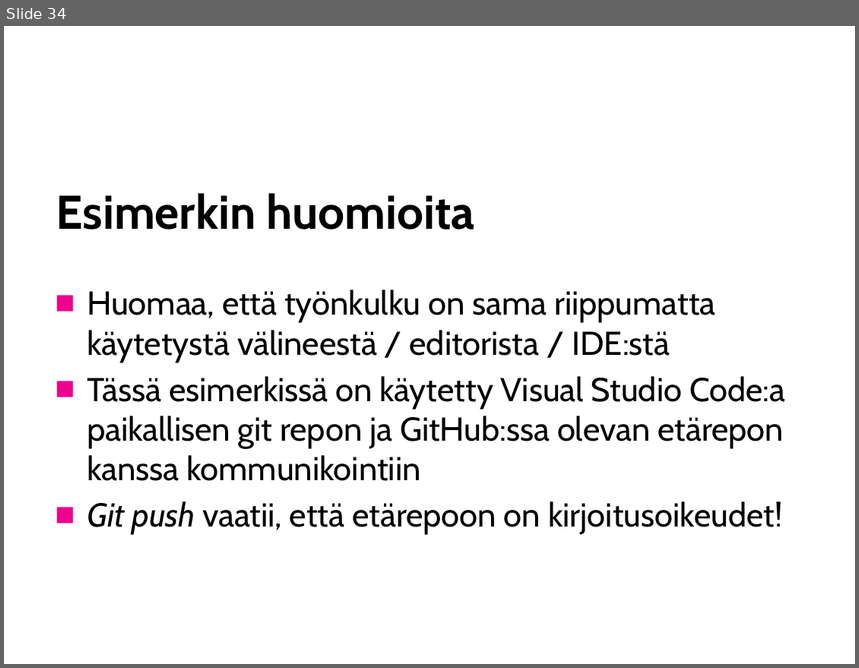
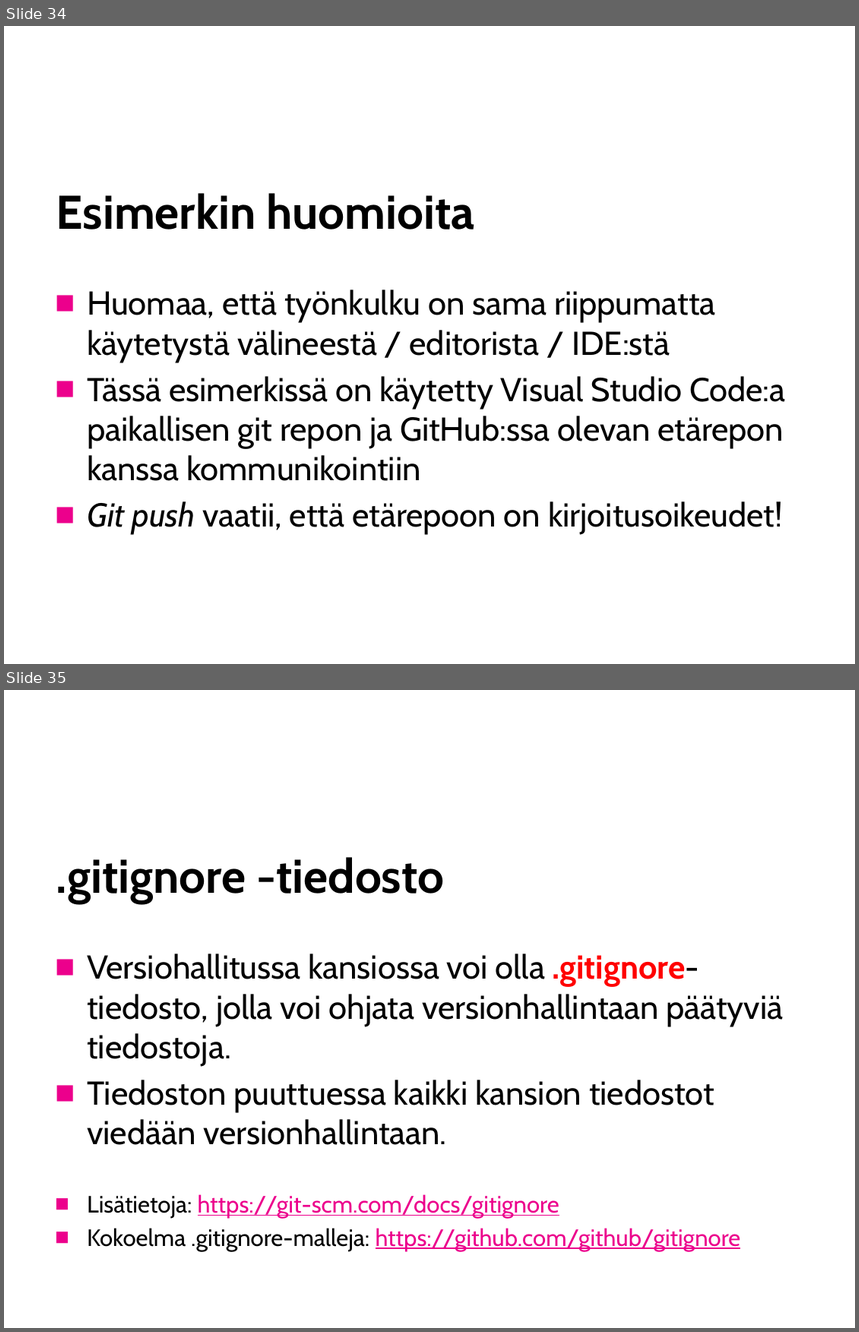
Before and after one commit to SavoniaUAS/versioncontrol, a slide deck: versionhallinta.pptx. Shown one above the other, each under a label of ours: slide 34 before the commit, slides 34 and 35 after it. The pictures are 859x668 and 859x1332 pixels, drawn with LibreOffice and Linux fonts; fonts in the diff are those of the drawing; background and template pictures are left out. Boxes give left, top, right and bottom in pixels: in the first picture for what was removed or moved away, otherwise in the second. Text is boxed around its words. In the diff, an @@ line names an element or a change of style, - is before the commit and + after.

Commit message:
Added info about gitignore.

```diff
--- a/versionhallinta.pptx
+++ b/versionhallinta.pptx
@@ slide 35 added at bbox=[4, 690, 855, 1328], background picture (left out) @@
@@ title added at bbox=[56, 857, 444, 904], 40 pt, text #000000, bold @@
+.gitignore -tiedosto
@@ text added at bbox=[87, 954, 784, 1252], 28 pt, text #000000 @@
+■ Versiohallitussa kansiossa voi olla .gitignore-tiedosto, jolla voi ohjata versionhallintaan päätyviä tiedostoja.
+■ Tiedoston puuttuessa kaikki kansion tiedostot viedään versionhallintaan.
+■ Lisätietoja: https://git-scm.com/docs/gitignore
+■ Kokoelma .gitignore-malleja: https://github.com/github/gitignore
```
Also in this commit, not shown: 3 slides changed, 1 other file.
